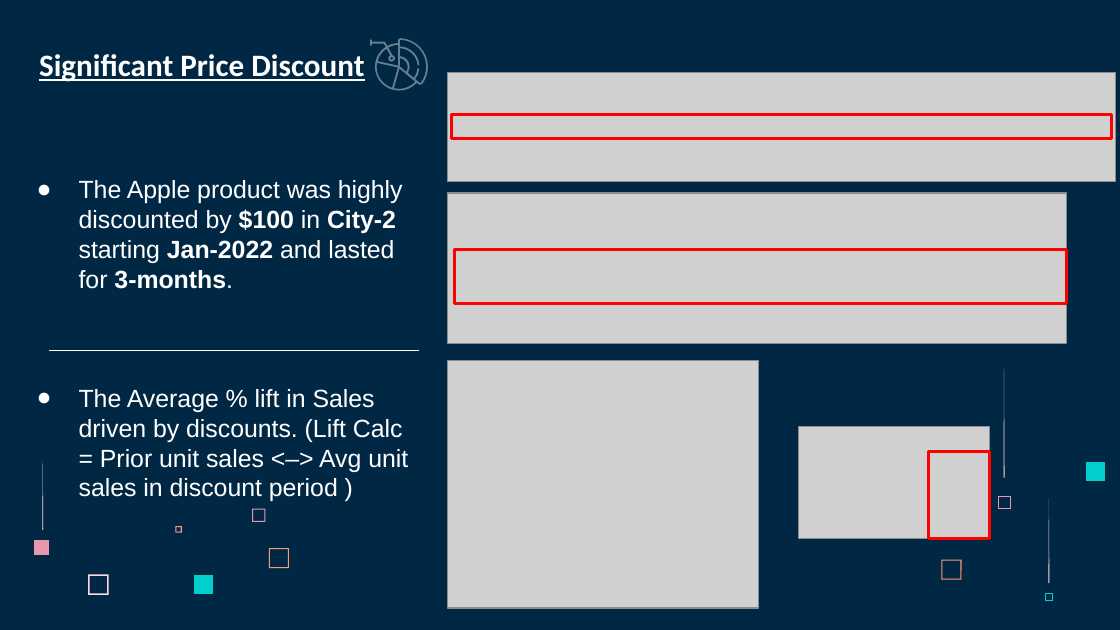
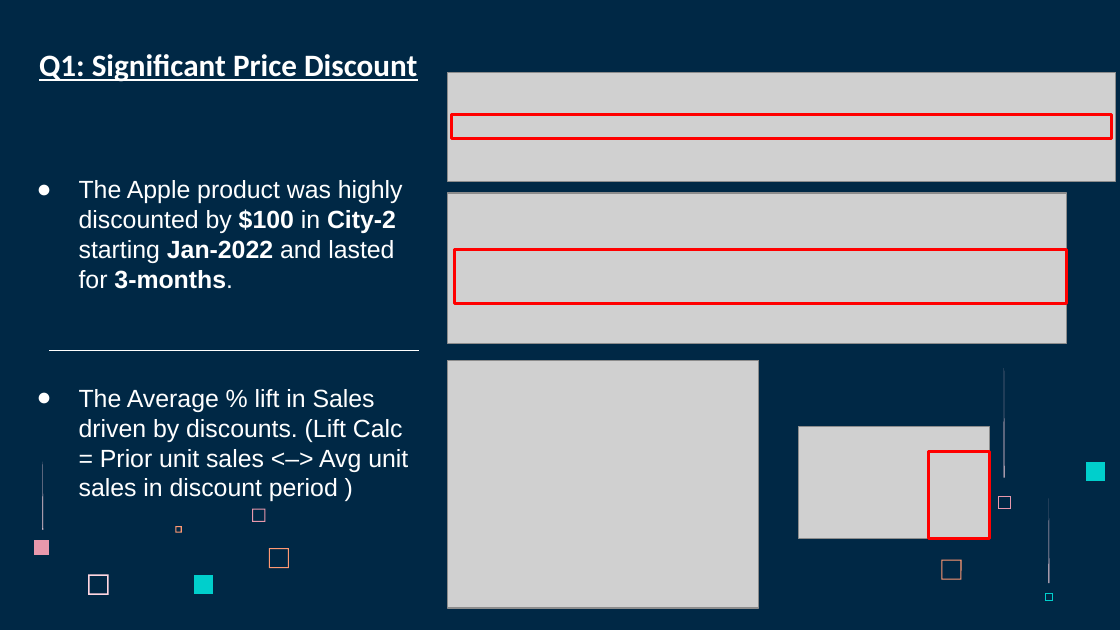
Before and after one commit to vamshi694/Apple_Case_Study, a slide deck: slide 4 of Data/Apple_Case_Study_Presentation_VAMSHI_MUGALA.pptx. Drawn at 1120x630 pixels with LibreOffice and Linux fonts; fonts in the diff are those of the drawing; grey boxes stand for pictures. Boxes give left, top, right and bottom in pixels: in the first picture for what was removed or moved away, otherwise in the second. Text is boxed around its words. In the diff, an @@ line names an element or a change of style, - is before the commit and + after.

```diff
--- a/Data/Apple_Case_Study_Presentation_VAMSHI_MUGALA.pptx
+++ b/Data/Apple_Case_Study_Presentation_VAMSHI_MUGALA.pptx
@@ title at [39,54,417,82]: text changed @@
-Significant Price Discount
+Q1: Significant Price Discount
@@ freeform shape removed at [370,38,428,91] @@
```
Also in this commit, not shown: 2 other slides changed, 3 slides added, 1 slide removed, 1 other file.
